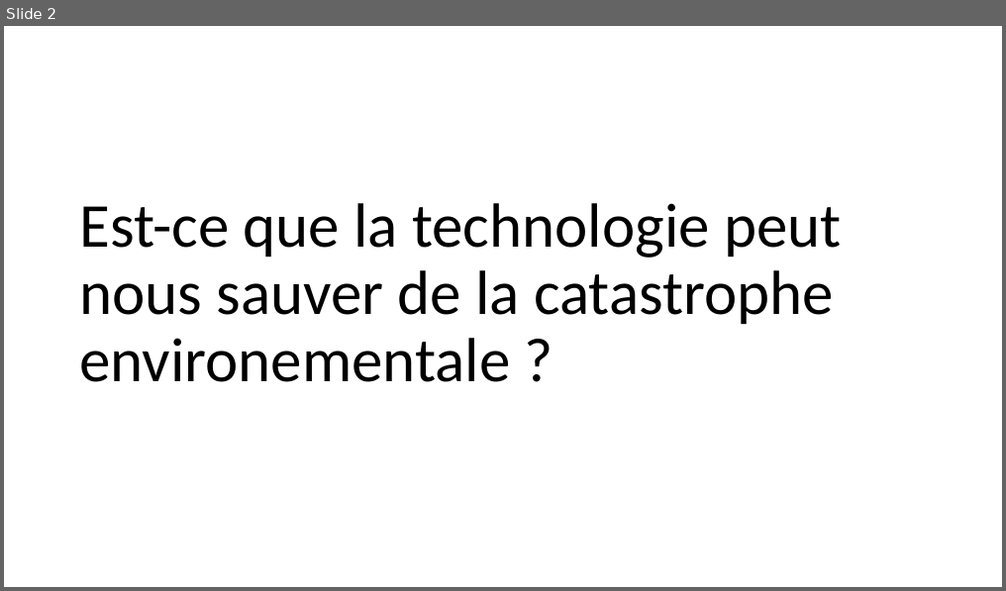
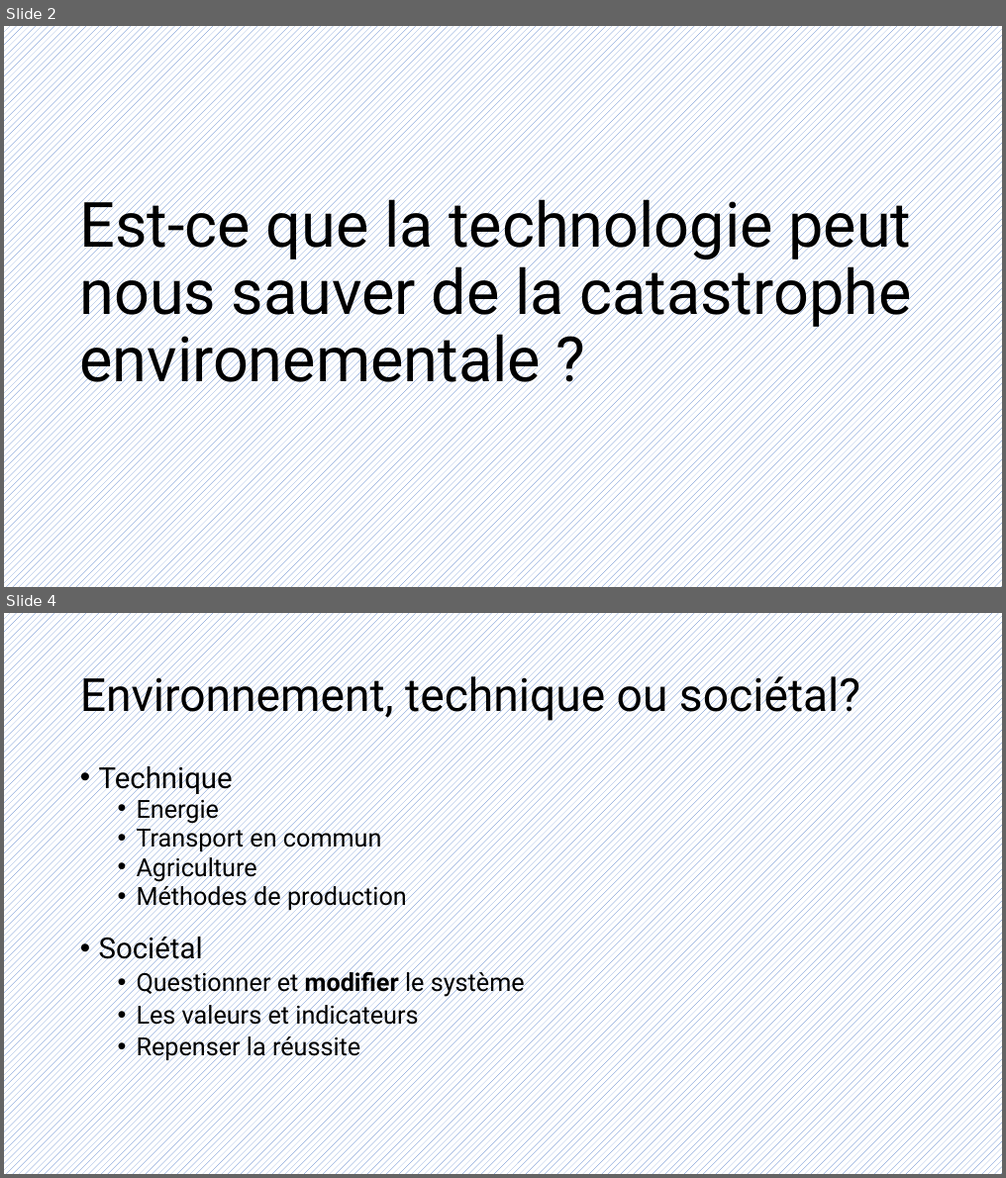
Before and after one commit to HEIGVD-Experience/docs, a slide deck: S4/EXP/files/À-t-on encore besoin d'ingénieurs.pptx. Shown one above the other, each under a label of ours: slide 2 before the commit, slides 2 and 4 after it; the slides between them are not shown. The pictures are 1006x591 and 1006x1178 pixels, drawn with LibreOffice and Linux fonts; fonts in the diff are those of the drawing. Boxes give left, top, right and bottom in pixels: in the first picture for what was removed or moved away, otherwise in the second. Text is boxed around its words. In the diff, an @@ line names an element or a change of style, - is before the commit and + after.

```diff
--- a/S4/EXP/files/À-t-on encore besoin d'ingénieurs.pptx
+++ b/S4/EXP/files/À-t-on encore besoin d'ingénieurs.pptx
@@ slide 4 added at (4,613,1002,1174), background pattern #4472C4 on #FFFFFF @@
@@ title added at (80,670,860,723), 44 pt, text #000000 @@
+Environnement, technique ou sociétal?
@@ text added at (99,761,407,911), 24 pt, text #000000 @@
+• Technique
+  • Energie
+  • Transport en commun
+  • Agriculture
+  • Méthodes de production
@@ text added at (99,932,525,1061), 24 pt, text #000000 @@
+• Sociétal
+  • Questionner et modifier le système
+  • Les valeurs et indicateurs
+  • Repenser la réussite
@@ slide 2 changed as well @@
@@ background #FFFFFF to pattern #4472C4 on #FFFFFF @@
@@ title "Est-ce que la technologie peut ..." at (79,190,912,397): font Calibri to Roboto @@
```
Also in this commit, not shown: 1 other slide changed, 7 other slides added, 2 slides removed, 2 other files.
